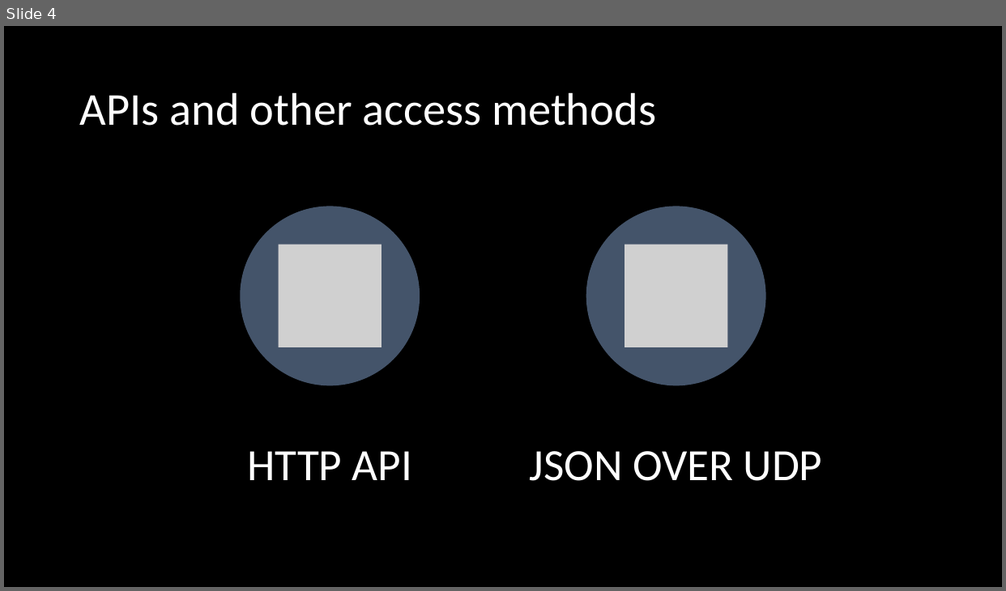
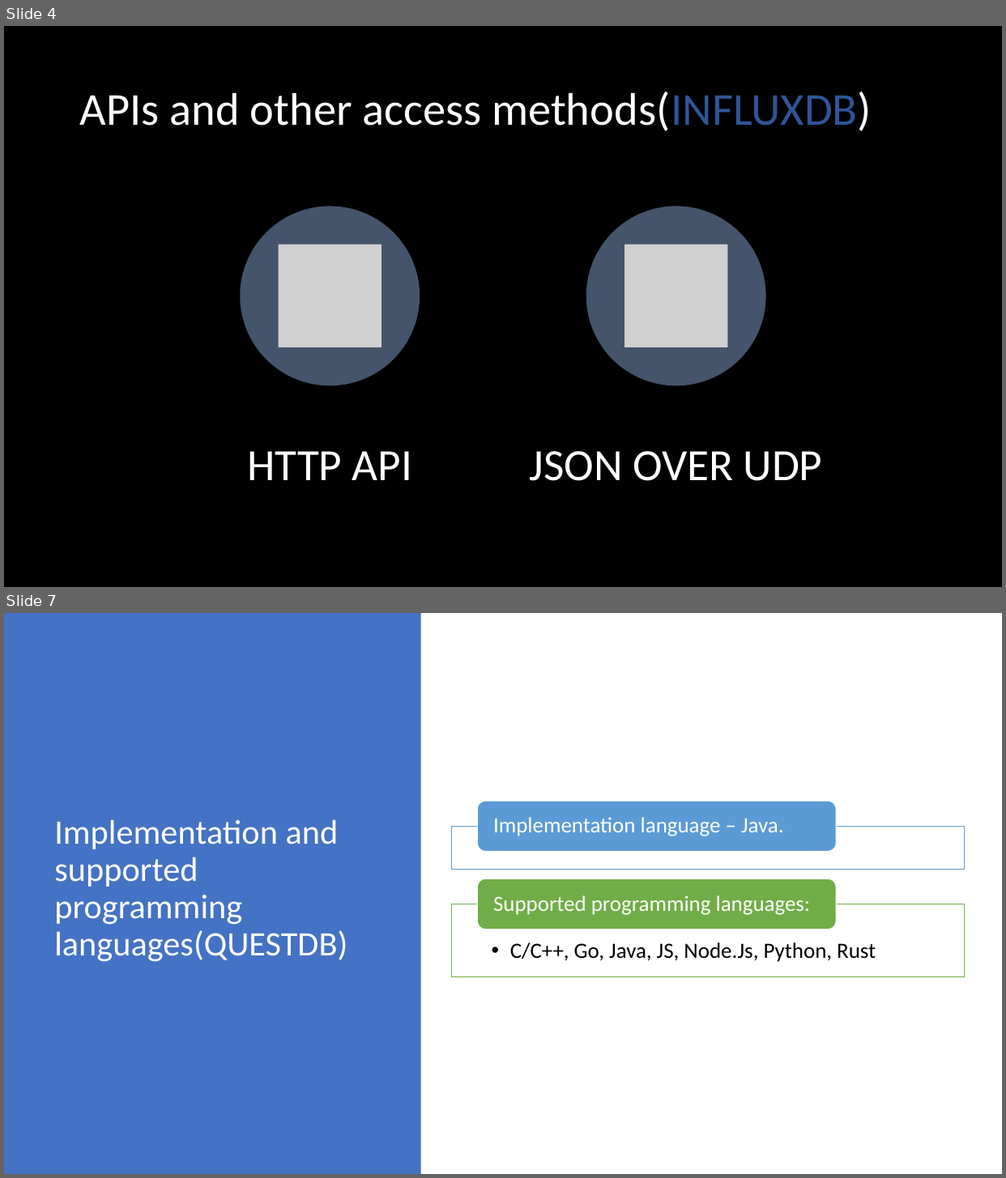
Before and after one commit to Warglaive/SaaS-MachineLearningPlatform-Research, a slide deck: Tech Stack/DatabasesComparison.pptx. Shown one above the other, each under a label of ours: slide 4 before the commit, slides 4 and 7 after it; the slides between them are not shown. The pictures are 1006x591 and 1006x1178 pixels, drawn with LibreOffice and Linux fonts; fonts in the diff are those of the drawing; grey boxes stand for pictures; background and template pictures are left out. Boxes give left, top, right and bottom in pixels: in the first picture for what was removed or moved away, otherwise in the second. Text is boxed around its words. In the diff, an @@ line names an element or a change of style, - is before the commit and + after.

```diff
--- a/Tech Stack/DatabasesComparison.pptx
+++ b/Tech Stack/DatabasesComparison.pptx
@@ slide 7 added at [4,613,1002,1174], background #FFFFFF @@
@@ rectangle added at [4,613,421,1174], fill #4472C4 @@
@@ title added at [54,820,347,962], 33 pt, text #FFFFFF @@
+Implementation and supported programming languages(QUESTDB)
@@ group added at [452,801,965,977]: 3 texts, 2 rectangles, 2 rounded rectangles @@
+Implementation language – Java.
+  • C/C++, Go, Java, JS, Node.Js, Python, Rust
+Supported programming languages:
@@ slide 4 changed as well @@
@@ title at [80,92,872,131]: text changed @@
-APIs and other access methods
+APIs and other access methods(INFLUXDB)
```
Also in this commit, not shown: 3 other slides changed, 2 other slides added.
